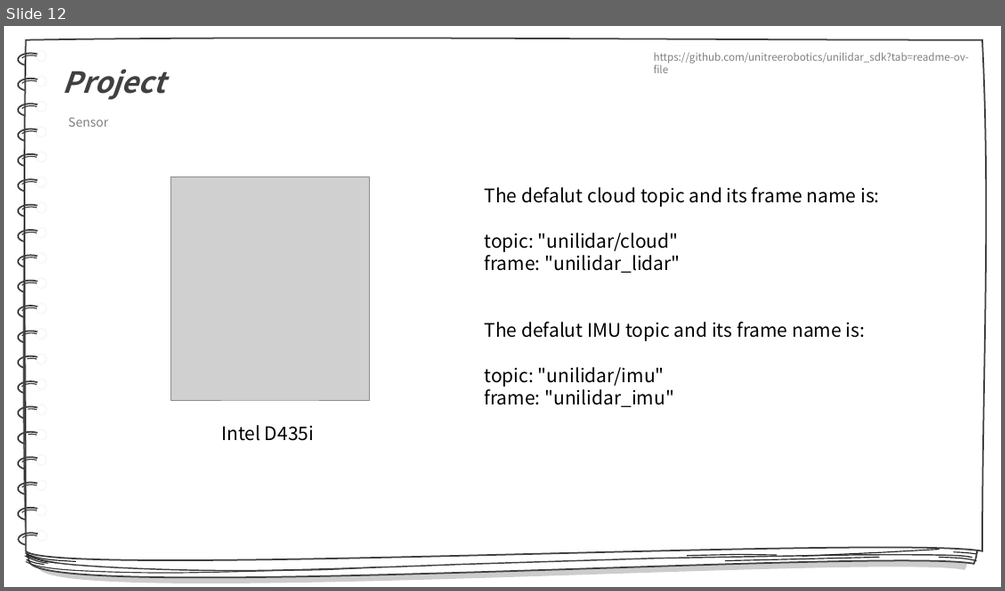
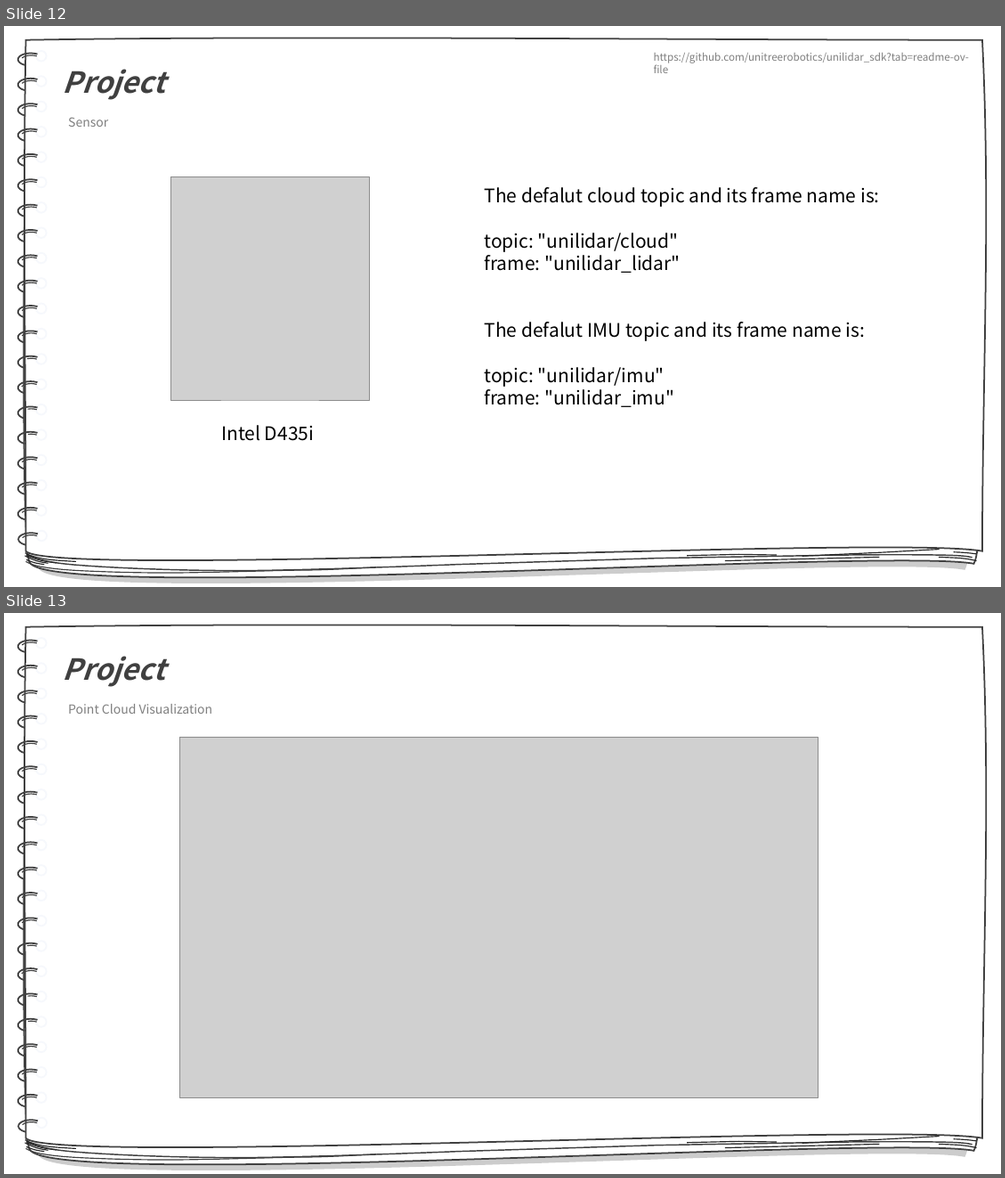
Before and after one commit to redEddie/CROS0218, a slide deck: 팀플 ppt.pptx. Shown one above the other, each under a label of ours: slide 12 before the commit, slides 12 and 13 after it. The pictures are 1005x591 and 1005x1178 pixels, drawn with LibreOffice and Linux fonts; fonts in the diff are those of the drawing; grey boxes stand for pictures. Boxes give left, top, right and bottom in pixels: in the first picture for what was removed or moved away, otherwise in the second. Text is boxed around its words. In the diff, an @@ line names an element or a change of style, - is before the commit and + after.

```diff
--- a/팀플 ppt.pptx
+++ b/팀플 ppt.pptx
@@ slide 13 added at box(4, 613, 1001, 1174), background #FFFFFF @@
@@ picture added at box(179, 737, 818, 1097) @@
@@ group added at box(18, 625, 986, 1164): 40 arc (boxed as its full ellipse)s, 20 ellipses, 13 freeform shapes @@
+Project
+Point Cloud Visualization
```
Also in this commit, not shown: 8 slides changed, 2 other slides added, 1 slide removed.
